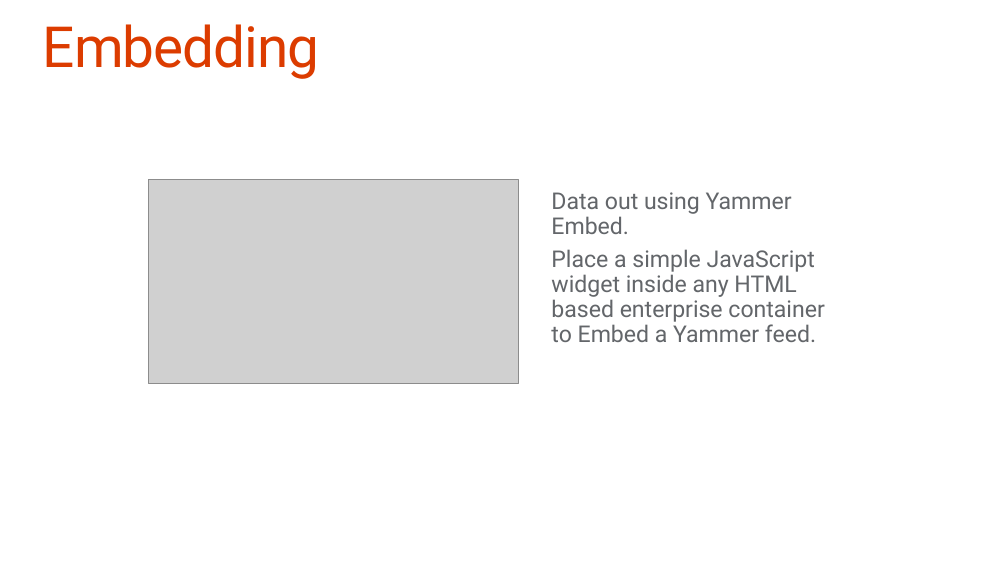
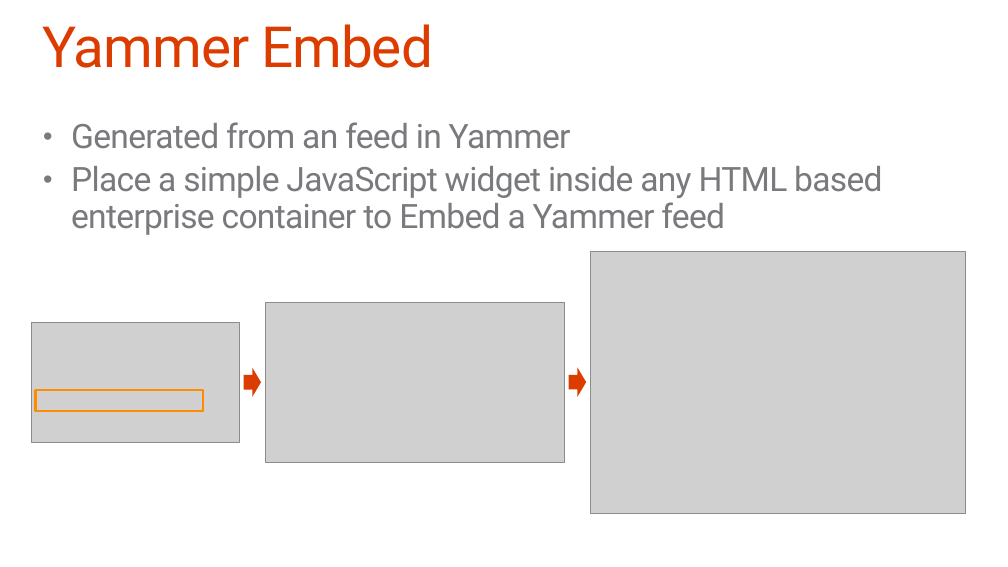
Before and after one commit to OfficeDev/TrainingContent, a slide deck: slide 12 of O3653-5 Deep Dive into Office 365 APIs for Yammer Services/O3653-5 Deep Dive into Office 365 APIs for Yammer Services.pptx (slide 13 before the commit). Drawn at 1008x567 pixels with LibreOffice and Linux fonts; fonts in the diff are those of the drawing; grey boxes stand for pictures. Boxes give left, top, right and bottom in pixels: in the first picture for what was removed or moved away, otherwise in the second. Text is boxed around its words. In the diff, an @@ line names an element or a change of style, - is before the commit and + after.

Commit message:
Updates to Yammer deck
Added a few slides and fixed the embed code to not show application id
(we changed that a few months back)

```diff
--- a/O3653-5 Deep Dive into Office 365 APIs for Yammer Services/O3653-5 Deep Dive into Office 365 APIs for Yammer Services.pptx
+++ b/O3653-5 Deep Dive into Office 365 APIs for Yammer Services/O3653-5 Deep Dive into Office 365 APIs for Yammer Services.pptx
@@ title at bbox=[43, 24, 433, 68]: text changed @@
-Embedding
+Yammer Embed
@@ text at bbox=[71, 122, 882, 235]: text changed; size 22 to 32 pt; text colour #63666A to #797A7D @@
-  Data out using Yammer Embed.
-  Place a simple JavaScript widget inside any HTML based enterprise container to Embed a Yammer feed.
+• Generated from an feed in Yammer
+• Place a simple JavaScript widget inside any HTML based enterprise container to Embed a Yammer feed
@@ picture removed at bbox=[149, 179, 519, 384] @@
@@ picture added at bbox=[591, 251, 965, 513] @@
@@ picture added at bbox=[32, 322, 239, 442] @@
@@ picture added at bbox=[265, 302, 564, 462] @@
@@ right arrow added at bbox=[243, 368, 261, 397], fill #DC3C00 @@
@@ right arrow added at bbox=[569, 368, 586, 397], fill #DC3C00 @@
@@ rectangle added at bbox=[36, 390, 203, 411], outline #FF8C00 2.25 pt @@
```
Also in this commit, not shown: 4 other slides changed, 4 slides added.
